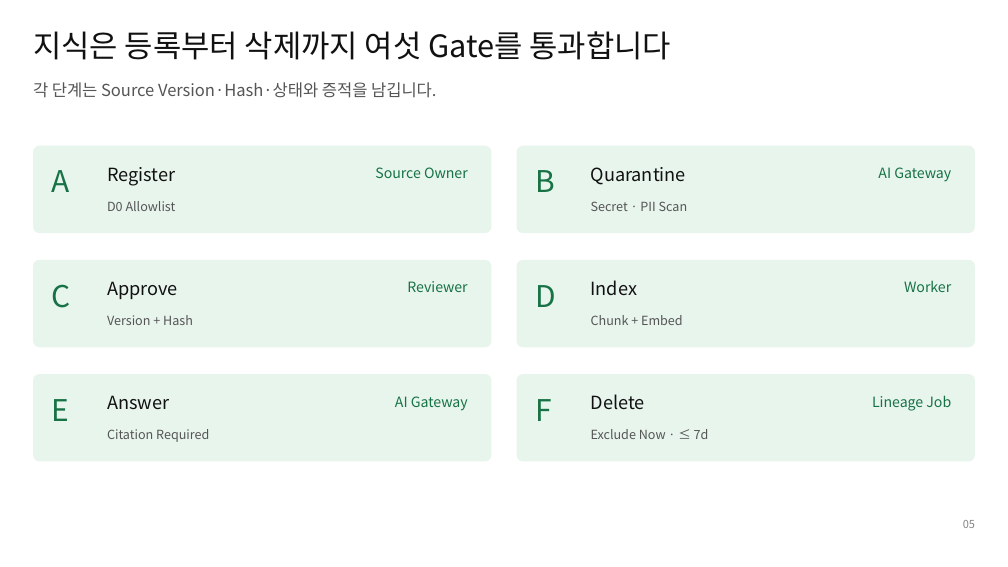
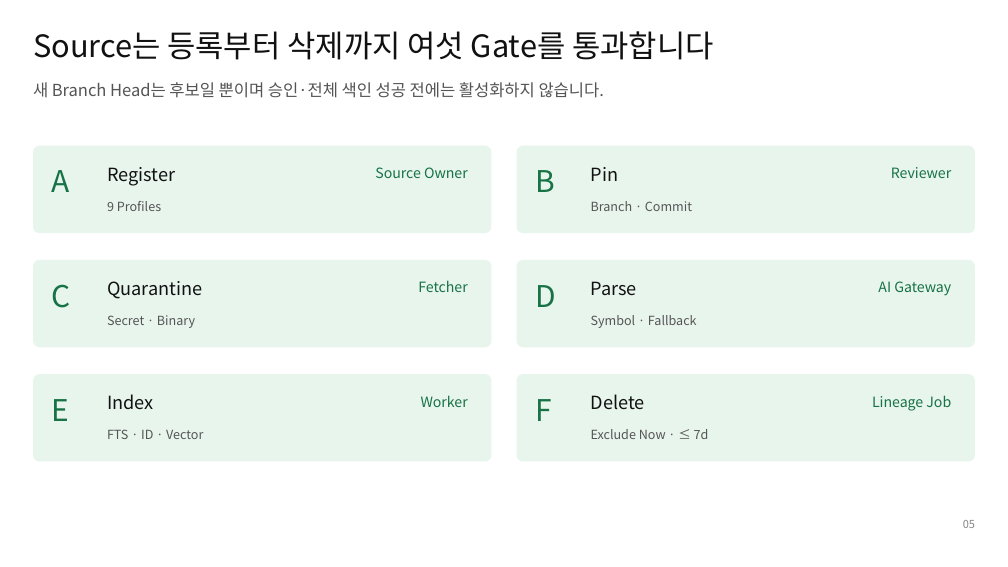
Before and after one commit to ablecloud-team/ablestack-techflow, a slide deck: slide 5 of output/presentation/techflow-rag-poc-design.pptx. Drawn at 1008x567 pixels with LibreOffice and Linux fonts; fonts in the diff are those of the drawing. Boxes give left, top, right and bottom in pixels: in the first picture for what was removed or moved away, otherwise in the second. Text is boxed around its words. In the diff, an @@ line names an element or a change of style, - is before the commit and + after.

```diff
--- a/output/presentation/techflow-rag-poc-design.pptx
+++ b/output/presentation/techflow-rag-poc-design.pptx
@@ text at (33,31,713,60): text changed @@
-지식은 등록부터 삭제까지 여섯 Gate를 통과합니다
+Source는 등록부터 삭제까지 여섯 Gate를 통과합니다
@@ text at (33,82,605,98): text changed @@
-각 단계는 Source Version·Hash·상태와 증적을 남깁니다.
+새 Branch Head는 후보일 뿐이며 승인·전체 색인 성공 전에는 활성화하지 않습니다.
@@ text at (591,167,619,181): text changed @@
-Quarantine
+Pin
@@ text at (891,167,951,178): text changed @@
-AI Gateway
+Reviewer
@@ text at (107,201,161,211): text changed @@
-D0 Allowlist
+9 Profiles
@@ text at (591,201,692,211): text changed @@
-Secret · PII Scan
+Branch · Commit
@@ text at (107,281,202,299): text changed @@
-Approve
+Quarantine
@@ text at (418,280,467,292): text changed @@
-Reviewer
+Fetcher
@@ text at (591,281,637,296): text changed @@
-Index
+Parse
@@ text at (878,281,951,296): text changed @@
-Worker
+AI Gateway
@@ text at (107,315,195,328): text changed @@
-Version + Hash
+Secret · Binary
@@ text at (591,315,697,328): text changed @@
-Chunk + Embed
+Symbol · Fallback
@@ text at (107,394,154,410): text changed @@
-Answer
+Index
@@ text at (421,395,468,407): text changed @@
-AI Gateway
+Worker
@@ text at (107,429,203,439): text changed @@
-Citation Required
+FTS · ID · Vector
```
Also in this commit, not shown: 9 other slides changed, 13 other files.
